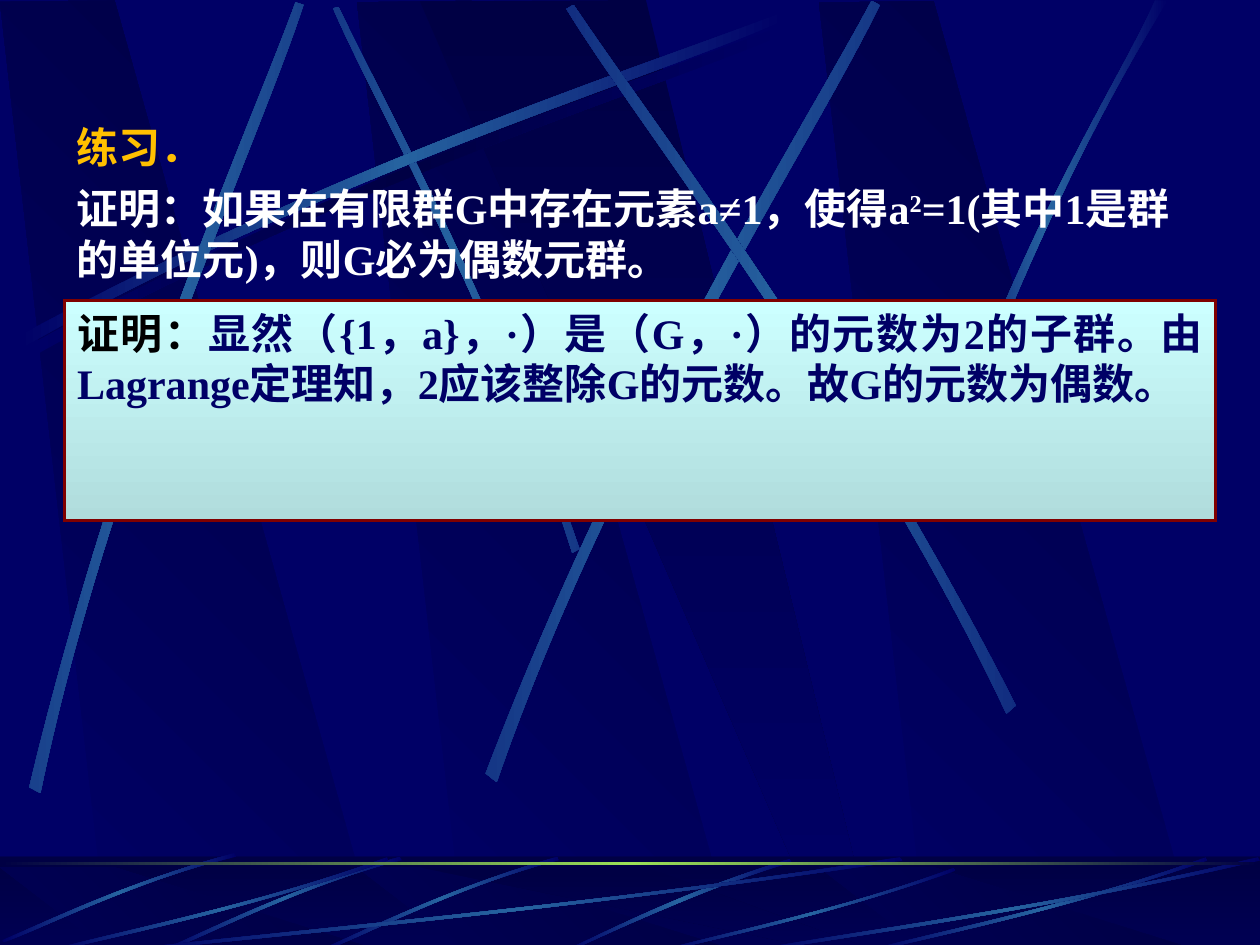
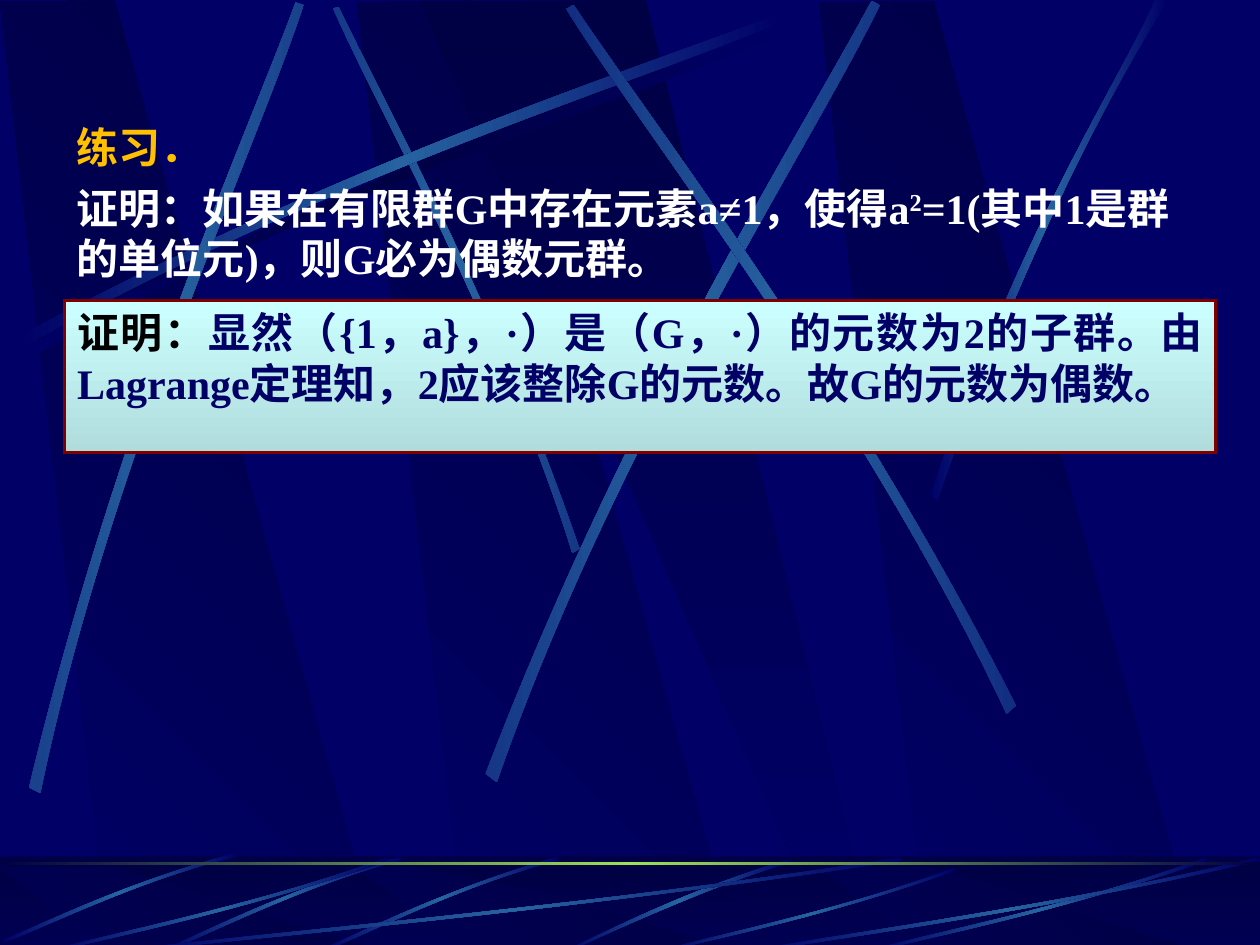
Before and after one commit to autumn529/JLU, a slide deck: slide 98 of 离散数学/课件/6.3子群及其陪集-ou.ppt. Drawn at 1260x945 pixels with LibreOffice and Linux fonts; fonts in the diff are those of the drawing. Boxes give left, top, right and bottom in pixels: in the first picture for what was removed or moved away, otherwise in the second. Text is boxed around its words. In the diff, an @@ line names an element or a change of style, - is before the commit and + after.

```diff
--- a/离散数学/课件/6.3子群及其陪集-ou.ppt
+++ b/离散数学/课件/6.3子群及其陪集-ou.ppt
@@ outline redrawn in 5 elements at [181, 5, 731, 555], [0, 0, 548, 795], [258, 0, 1110, 784], [930, 0, 1168, 500], [379, 3, 1201, 716] @@
@@ rectangle "证明：显然（{1，a}，·）是（G，·）的元数为2的子群。由Lagrange定理知，2应该整除G的元数。故G的元数为偶数 ...": place and size @@
-rectangle "证明：显然（{1，a}，·）是（G，·）的元数为2的子群。由Lagrange定理知，2应该整除G的元数。故G的元数为偶数 ..." at [64, 301, 1215, 522]
+rectangle "证明：显然（{1，a}，·）是（G，·）的元数为2的子群。由Lagrange定理知，2应该整除G的元数。故G的元数为偶数 ..." at [64, 301, 1215, 452]
@@ rectangle "证明：显然（{1，a}，·）是（G，·）的元数为2的子群。由Lagrange定理知，2应该整除G的元数。故G的元数为偶数 ..." at [64, 301, 1215, 452]: less space between paragraphs @@
```
Also in this commit, not shown: 114 other slides changed, 4 other files.
